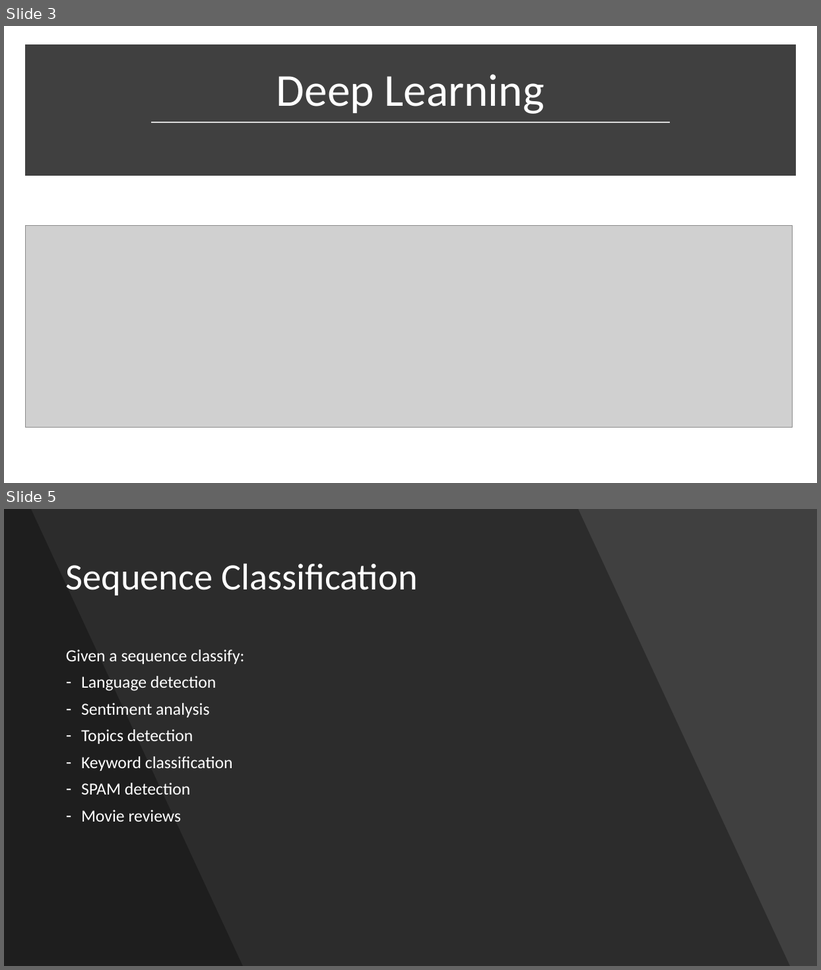
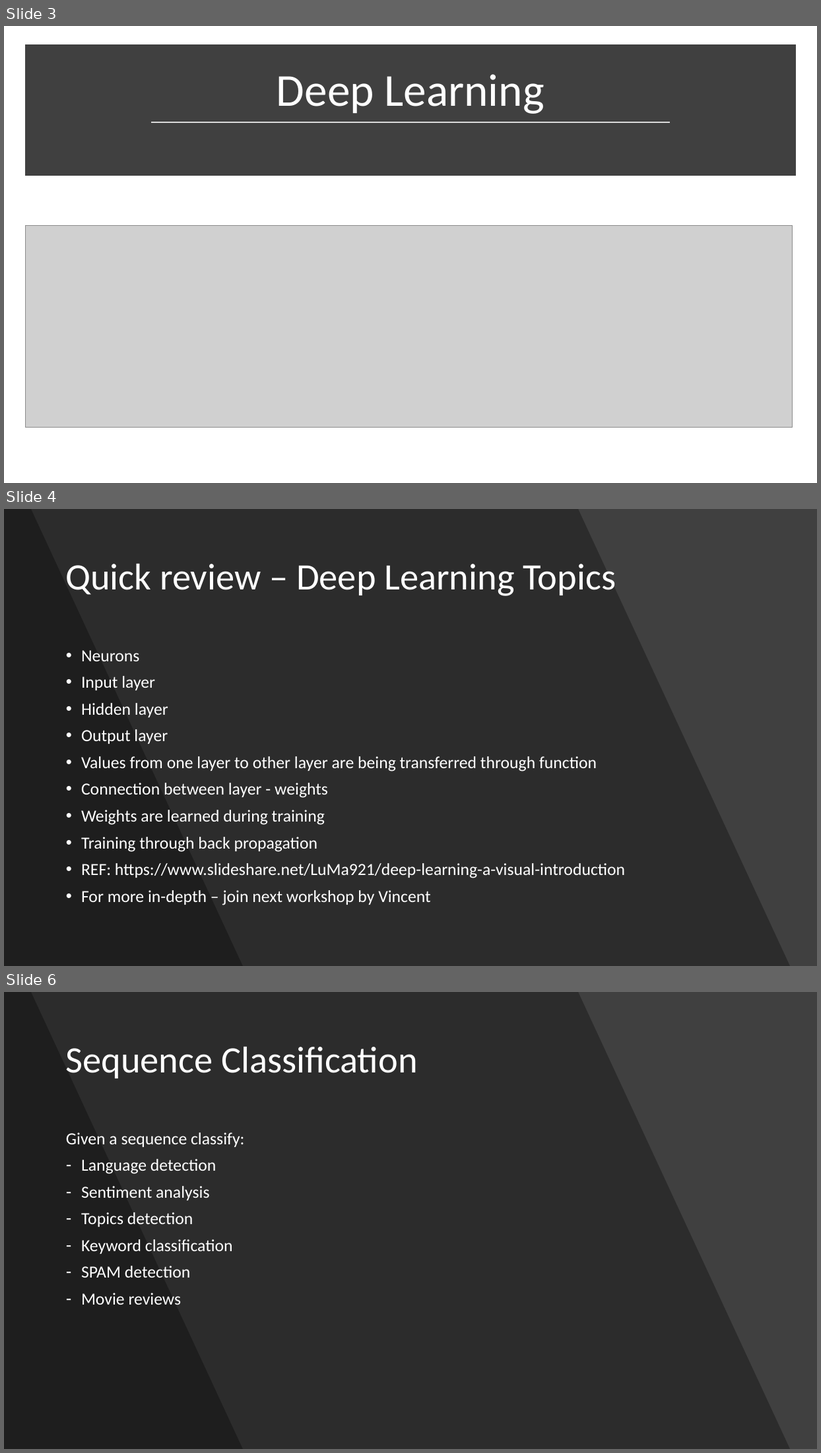
Before and after one commit to ravikg/deep-learning-nlp-kaggle-toxic-comment, a slide deck: ppt/workshop.pptx. Shown one above the other, each under a label of ours: slides 3 and 5 before the commit, slides 3, 4 and 6 after it; the slides between them are not shown. The pictures are 821x970 and 821x1453 pixels, drawn with LibreOffice and Linux fonts; fonts in the diff are those of the drawing; grey boxes stand for pictures. Boxes give left, top, right and bottom in pixels: in the first picture for what was removed or moved away, otherwise in the second. Text is boxed around its words. In the diff, an @@ line names an element or a change of style, - is before the commit and + after.

```diff
--- a/ppt/workshop.pptx
+++ b/ppt/workshop.pptx
@@ slide 4 added at box(4, 509, 817, 966), background #404040 @@
@@ freeform shape added at box(4, 509, 790, 966), fill #000000 at 30% opacity @@
@@ freeform shape added at box(4, 509, 243, 966), fill #000000 at 30% opacity @@
@@ title added at box(65, 563, 616, 596), 44 pt, text #FFFFFF @@
+Quick review – Deep Learning Topics
@@ text added at box(81, 650, 625, 906), 20 pt, text #FFFFFF @@
+• Neurons
+• Input layer
+• Hidden layer
+• Output layer
+• Values from one layer to other layer are being transferred through function
+• Connection between layer - weights
+• Weights are learned during training
+• Training through back propagation
+• REF: https://www.slideshare.net/LuMa921/deep-learning-a-visual-introduction
+• For more in-depth – join next workshop by Vincent
@@ what was slide 5 is now slide 6 @@
```
Also in this commit, not shown: 2 slides changed, 5 other slides added, 2 other files.
